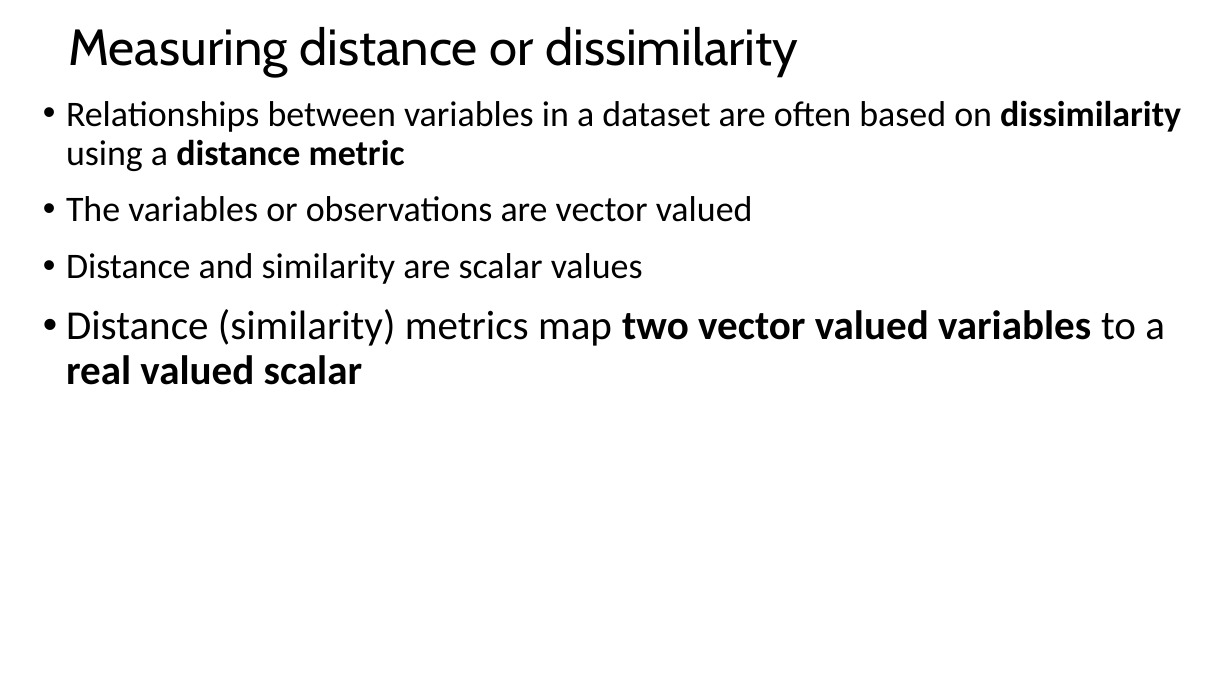
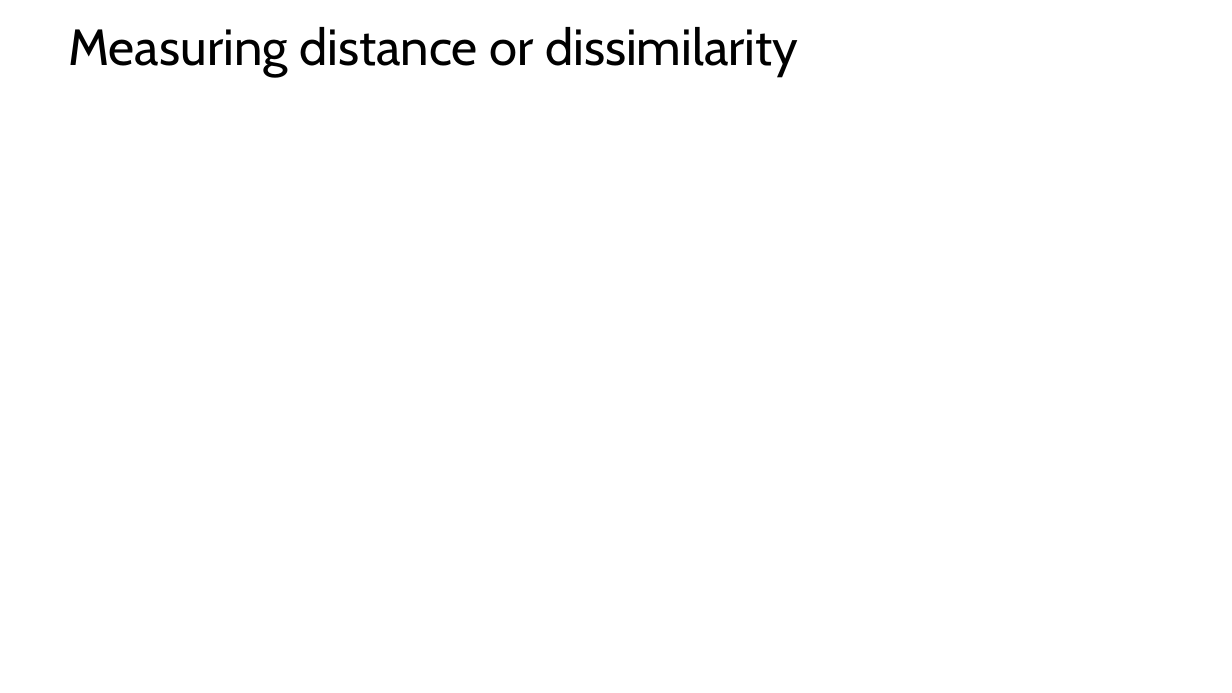
Before and after one commit to tenevian/Harvard-SSP-Data-Mining, a slide deck: slide 25 of slides/5_DistanceAndSimilarityMeasures.pptx (slide 5 before the commit). Drawn at 1232x693 pixels with LibreOffice and Linux fonts; fonts in the diff are those of the drawing; grey boxes stand for pictures. Boxes give left, top, right and bottom in pixels: in the first picture for what was removed or moved away, otherwise in the second. Text is boxed around its words. In the diff, an @@ line names an element or a change of style, - is before the commit and + after.

```diff
--- a/slides/5_DistanceAndSimilarityMeasures.pptx
+++ b/slides/5_DistanceAndSimilarityMeasures.pptx
@@ text removed at [66, 100, 1181, 385] @@
-• Relationships between variables in a dataset are often based on dissimilarity using a distance metric
-• The variables or observations are vector valued
-• Distance and similarity are scalar values
-• Distance (similarity) metrics map two vector valued variables to a real valued scalar
```
Also in this commit, not shown: 3 other slides changed, 5 slides added.
